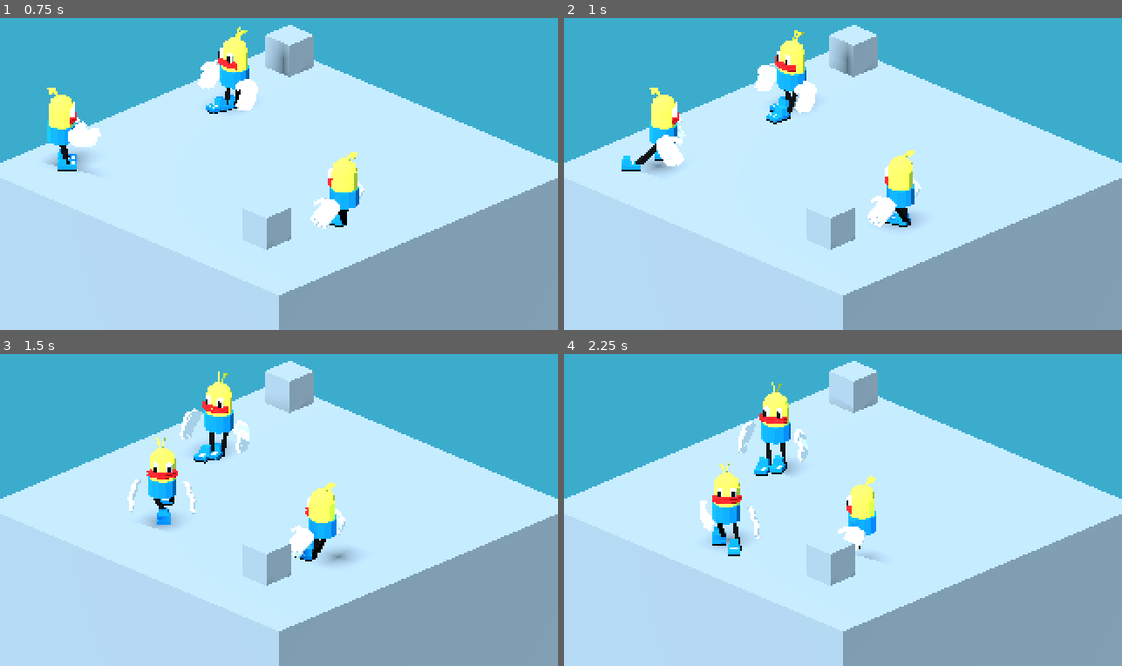
Above: before the commit, frames 1-4 (two rows, left to right).
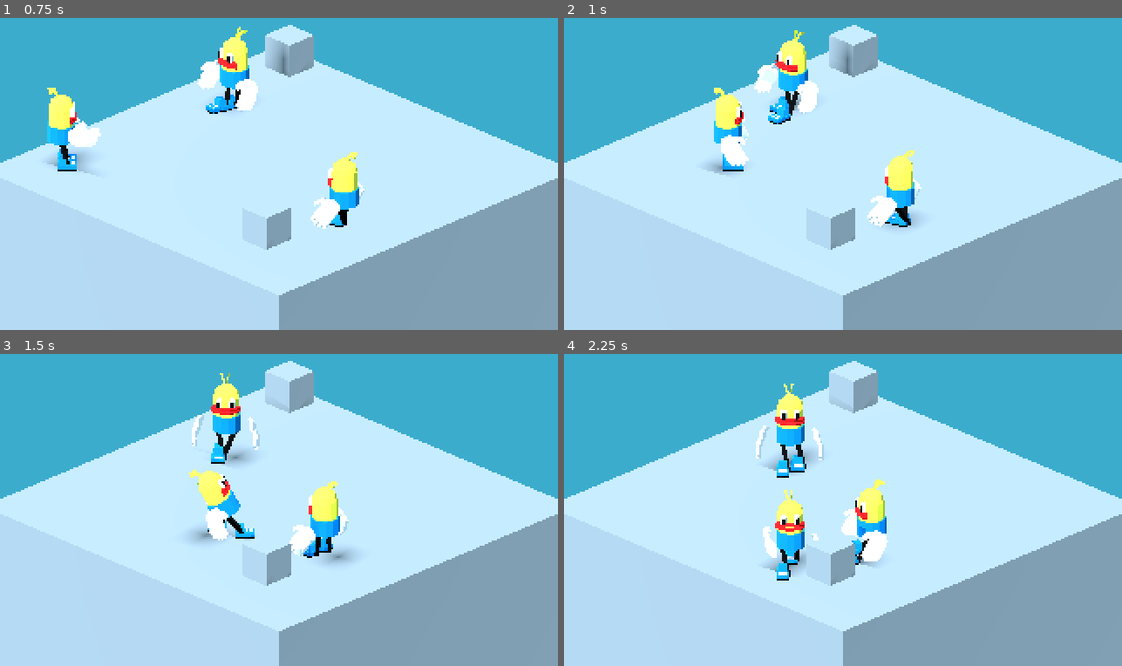
Above: after the commit, the same moments.

Repository: cat-in-the-dark/gmtk_2026
Game: Godot game, scene res://main.tscn
The game is run twice, just before and just after one commit, with the same random seed, the same clock (stepped at 60 frames per second) and the same inputs.
Inputs:
- Up to frame 1 (0.75 s): hold D (move_right) from 0.53 s (still down); hold Space (attack) from 0.53 s (still down)
- Up to frame 2 (1 s): keep holding D (move_right); keep holding Space (attack); tap Ctrl (dash) at 0.8 s
- Up to frame 3 (1.5 s): release D (move_right) at 1.28 s; release Space (attack) at 1.28 s; hold S (move_down) from 1.28 s (still down); tap Ctrl (dash) at 1.35 s
- Up to frame 4 (2.25 s): tap Space (attack) at 1.55 s; release S (move_down) at 2.03 s; hold D (move_right) from 2.03 s (still down); hold Space (attack) from 2.03 s (still down)

Frame 1 is identical in both runs. In frame 2, 3.2% of the frame differs, in the area x 10-64%, y 3-68%; in frame 3, 5.1%; in frame 4, 6.4%, in the area x 24-59%, y 8-73%.

Commit message:
add dash

Diff:
--- a/fighter.gd
+++ b/fighter.gd
@@ -54,6 +54,8 @@
 var is_hit := false
 var active_attack := &"" as StringName
 var knockback_velocity := Vector3.ZERO
+var forced_movement_active := false
+var forced_movement_velocity := Vector3.ZERO
 var bounce_time_left := 0.0
 var bounce_duration := 0.0
 var skin_rest_position := Vector3.ZERO
@@ -104,7 +106,9 @@
 	else:
 		vertical_velocity += get_gravity().y * gravity_scale * delta
 	var controlled_velocity := Vector3.ZERO
-	if not is_busy():
+	if forced_movement_active:
+		controlled_velocity = forced_movement_velocity
+	elif not is_busy():
 		if was_on_floor:
 			controlled_velocity = move_direction * move_speed
 		else:
@@ -114,9 +118,15 @@
 	move_and_slide()
 	knockback_velocity = knockback_velocity.move_toward(Vector3.ZERO, knockback_drag * delta)
 	_update_knockback_bounce(delta)
-	if was_knocked_back or _is_knocked_back() or not was_on_floor or not is_on_floor():
+	if (
+		was_knocked_back
+		or _is_knocked_back()
+		or forced_movement_active
+		or not was_on_floor
+		or not is_on_floor()
+	):
 		_sync_feet_to_body()
-	if is_moving and not is_busy() and is_on_floor():
+	if is_moving and not is_busy() and not forced_movement_active and is_on_floor():
 		_try_start_step(move_direction)
 	_update_leg_step(left_leg, delta)
 	_update_leg_step(right_leg, delta)
--- a/player.gd
+++ b/player.gd
@@ -3,9 +3,15 @@
 const ATTACK_COMBO: Array[StringName] = [&"attack1", &"attack2", &"attack2", &"attack3"]
 
 @export var combo_window := 0.2
+@export var dash_speed := 16.0
+@export var dash_duration := 0.18
+@export var dash_cooldown := 0.3
 
 var combo_step := 0
 var attack_buffered := false
+var is_dashing := false
+var dash_time_left := 0.0
+var dash_cooldown_left := 0.0
 
 
 func _ready() -> void:
@@ -16,12 +22,28 @@
 func _unhandled_input(event: InputEvent) -> void:
 	if event.is_action_pressed(&"attack") and not event.is_echo():
 		_request_attack()
+	elif event.is_action_pressed(&"dash") and not event.is_echo():
+		_request_dash()
 
 
 func _physics_process(delta: float) -> void:
-	var input := Input.get_vector("move_left", "move_right", "move_up", "move_down")
-	move_direction = Vector3(input.x, 0.0, input.y).normalized()
+	move_direction = _get_input_direction()
 	super._physics_process(delta)
+	dash_cooldown_left = maxf(dash_cooldown_left - delta, 0.0)
+	if is_dashing:
+		dash_time_left = maxf(dash_time_left - delta, 0.0)
+		if dash_time_left <= 0.0:
+			_finish_dash()
+
+
+func is_busy() -> bool:
+	return super.is_busy() or is_dashing
+
+
+func receive_hit(attacker_position: Vector3, attack_name: StringName = &"") -> void:
+	if is_dashing:
+		_finish_dash()
+	super.receive_hit(attacker_position, attack_name)
 
 
 func _request_attack() -> void:
@@ -29,6 +51,31 @@
 		_start_next_attack()
 	elif not attack_buffered and combo_step < ATTACK_COMBO.size() and _is_inside_combo_window():
 		attack_buffered = true
+
+
+func _request_dash() -> void:
+	if is_busy() or not is_on_floor() or dash_cooldown_left > 0.0:
+		return
+	var direction := _get_input_direction()
+	if direction == Vector3.ZERO:
+		direction = Vector3.RIGHT.rotated(Vector3.UP, rotation.y)
+	is_dashing = true
+	dash_time_left = dash_duration
+	dash_cooldown_left = dash_duration + dash_cooldown
+	forced_movement_active = true
+	forced_movement_velocity = direction * dash_speed
+	model_animations.play(&"stunned")
+
+
+func _finish_dash() -> void:
+	is_dashing = false
+	dash_time_left = 0.0
+	forced_movement_active = false
+	forced_movement_velocity = Vector3.ZERO
+	velocity.x = 0.0
+	velocity.z = 0.0
+	if model_animations.assigned_animation == &"stunned":
+		model_animations.play(&"idle")
 
 
 func _start_next_attack() -> void:
@@ -55,3 +102,8 @@
 	if animation == null:
 		return false
 	return model_animations.current_animation_position >= maxf(animation.length - combo_window, 0.0)
+
+
+func _get_input_direction() -> Vector3:
+	var input := Input.get_vector("move_left", "move_right", "move_up", "move_down")
+	return Vector3(input.x, 0.0, input.y).normalized()
--- a/project.godot
+++ b/project.godot
@@ -62,11 +62,14 @@
 "deadzone": 0.2,
 "events": [Object(InputEventKey,"resource_local_to_scene":false,"resource_name":"","device":-1,"window_id":0,"alt_press …(195 unchanged characters)…
 , Object(InputEventKey,"resource_local_to_scene":false,"resource_name":"","device":-1,"window_id":0,"alt_pressed":false …(186 unchanged characters)…
+, Object(InputEventJoypadButton,"resource_local_to_scene":false,"resource_name":"","device":-1,"button_index":1,"pressure":0.0,"pressed":true,"script":null)
 ]
 }
 attack={
 "deadzone": 0.2,
 "events": [Object(InputEventKey,"resource_local_to_scene":false,"resource_name":"","device":-1,"window_id":0,"alt_press …(191 unchanged characters)…
+, Object(InputEventJoypadButton,"resource_local_to_scene":false,"resource_name":"","device":-1,"button_index":0,"pressure":0.0,"pressed":true,"script":null)
+, Object(InputEventJoypadButton,"resource_local_to_scene":false,"resource_name":"","device":-1,"button_index":10,"pressure":0.0,"pressed":true,"script":null)
 ]
 }
 
